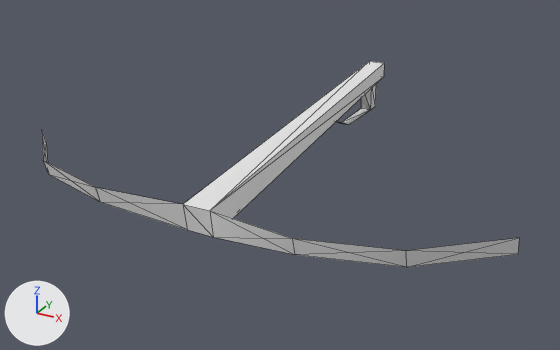
A saved change to the COLLADA model art/meshes/props/chin_nu.dae.
Both versions are drawn from a 50 mm lens placed at (0.0331, -0.0503, 0.0298), pointed at (-0.0009, 0.0115, -0.0011). Lighting does not change. The marker at lower left points along +X, +Y and +Z. Mesh edges are drawn as thin lines. Materials are left out; every surface is plain grey.

Before the edit, the objects in view are built like this:
```python
me_box02 = bpy.data.meshes.new('Box02')
me_box02.from_pydata(...)  # 36 vertices, 48 faces; spans x 0.285..0.52, y 0.014..0.693, z -0.094..0.477
me_box02.materials.append(mat_1___default)
ob_box02_pivot = bpy.data.objects.new('Box02_PIVOT', me_box02)
ob_box02_pivot.parent = ob_box02
ob_box02_pivot.location = (-0.398, -0.352, -0.168)
```
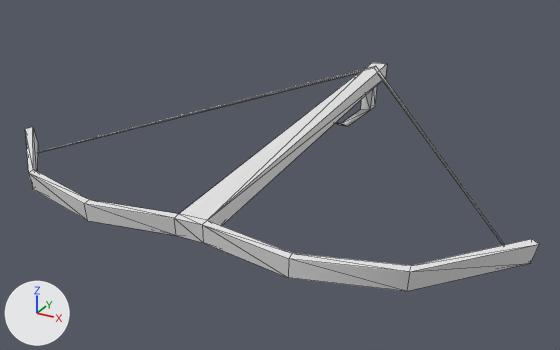
Where the change shows, as pixel boxes (x1, y1, x2, y2) in the pictures (560 x 350 px; the box of a moved part takes in the faces that stretch with it):
'Box02_PIVOT', reshaped, moved (8% wider, 11% taller): before (42, 61, 520, 267); after (25, 63, 539, 291)
part 1 of me_box02, moved or reshaped: before (336, 84, 376, 125); after (335, 85, 377, 126)
part 2 of me_box02, added: after (25, 63, 539, 291)
part 3 of me_box02, added: after (38, 66, 504, 245)
part 4 of me_box02, deleted: before (42, 61, 520, 267)

What the commit changed:
me_box02 is used by ob_box02_pivot; parent ob_box02; location (-0.398, -0.352, -0.168).
me_box02 had 36 vertices, 48 faces and spanned x 0.285..0.52, y 0.014..0.693, z -0.094..0.477.
me_box02 now has 63 vertices, 100 faces and spans x -0.025..0.026, y -0.037..0.004, z 0.0..0.005.
me_box02 part 1: the loose piece of 12 vertices spanning x 0.405..0.458, y 0.344..0.378, z -0.069..0.101 is multiplied about its middle by the matrix ((-0.025, 0.066, 0.0), (0.006, 0.002, -0.07), (-0.065, -0.025, -0.006)), then moved by (-0.431, -0.365, -0.015).
me_box02 part 2: a new loose piece of 36 vertices spanning x -0.025..0.026, y -0.037..0.004, z 0.0..0.005.
me_box02 part 3: a new loose piece of 15 vertices spanning x -0.024..0.024, y -0.029..0.003, z 0.0..0.005.
me_box02 part 4: the loose piece of 24 vertices spanning x 0.285..0.52, y 0.014..0.693, z -0.094..0.477 is deleted.
In object 'Box02_PIVOT' (ob_box02_pivot), parent is no longer ob_box02.
Object 'Box02_PIVOT' (ob_box02_pivot) moves from (-0.398, -0.352, -0.168) to (0.0, 0.0305, 0.0).
